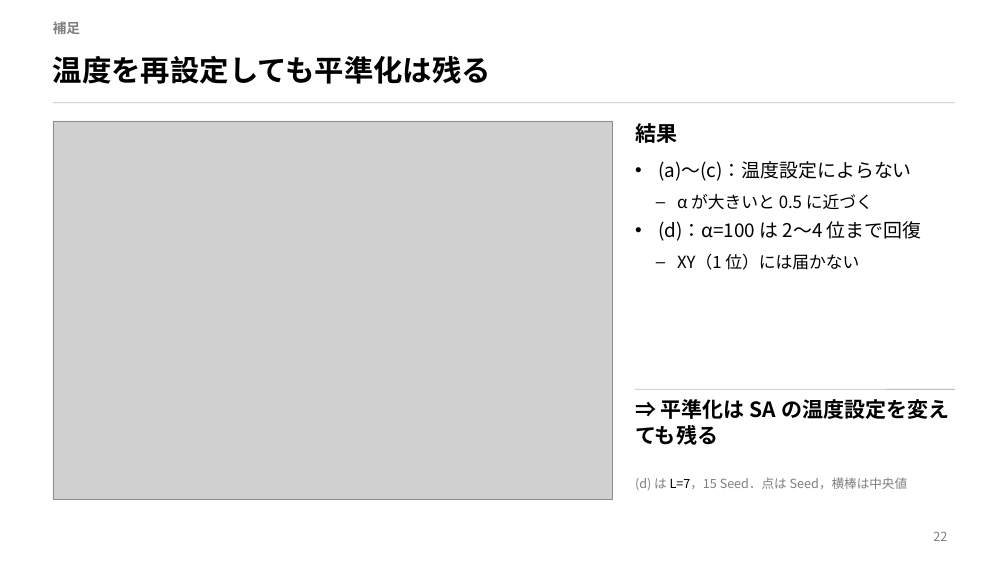
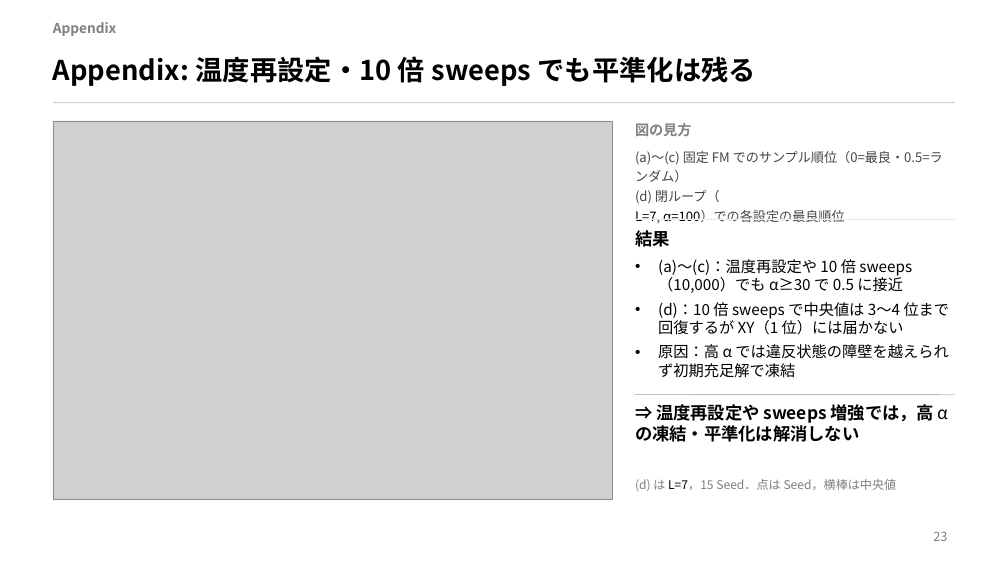
Before and after one commit to taiga-hayashi/QAOA_BBO_Public, a slide deck: slide 23 of docs/slide/slide_ja.pptx (slide 22 before the commit). Drawn at 1008x567 pixels with LibreOffice and Linux fonts; fonts in the diff are those of the drawing; grey boxes stand for pictures. Boxes give left, top, right and bottom in pixels: in the first picture for what was removed or moved away, otherwise in the second. Text is boxed around its words. In the diff, an @@ line names an element or a change of style, - is before the commit and + after.

```diff
--- a/docs/slide/slide_ja.pptx
+++ b/docs/slide/slide_ja.pptx
@@ text at (53,22,116,36): text changed @@
-補足
+Appendix
@@ title at (53,56,756,86): text changed; size 28 to 26 pt @@
-温度を再設定しても平準化は残る
+Appendix: 温度再設定・10 倍 sweeps でも平準化は残る
@@ text added at (635,123,691,136), 13.5 pt, text #7F7F7F, bold @@
+図の見方
@@ text at (635,151,943,223): text changed; size 18 to 12.5 pt; text colour #000000 to #444444 @@
-• (a)〜(c)：温度設定によらない
-  – α が大きいと 0.5 に近づく
-• (d)：α=100 は 2〜4 位まで回復
-  – XY（1 位）には届かない
+(a)〜(c) 固定 FM でのサンプル順位（0=最良・0.5=ランダム）
+(d) 閉ループ（
+L=7, α=100）での各設定の最良順位
@@ text "結果": place and size @@
-text "結果" at (635,123,677,143)
+text "結果" at (635,230,670,247)
@@ text "結果" at (635,230,670,247): size 20 to 16.5 pt @@
@@ line added from (635, 219) to (955, 219), #EDEDED 1 pt @@
@@ text added at (658,259,950,378), 14.5 pt, text #000000 @@
+• (a)〜(c)：温度再設定や 10 倍 sweeps（10,000）でも α≥30 で 0.5 に接近
+• (d)：10 倍 sweeps で中央値は 3〜4 位まで回復するが XY（1 位）には届かない
+• 原因：高 α では違反状態の障壁を越えられず初期充足解で凍結
@@ line moved from (635, 389) - (955, 389) to (635, 395) - (955, 395) @@
@@ text at (635,404,949,442): text changed; size 20 to 16.5 pt @@
-⇒ 平準化は SA の温度設定を変えても残る
+⇒ 温度再設定や sweeps 増強では，高 α の凍結・平準化は解消しない
@@ text "(d) は L=7，15 Seed．点は Seed，横棒は中央値" at (635,479,897,491): size 12 to 11.5 pt @@
```
Also in this commit, not shown: 21 other slides changed, 4 slides added, 1 slide removed.
